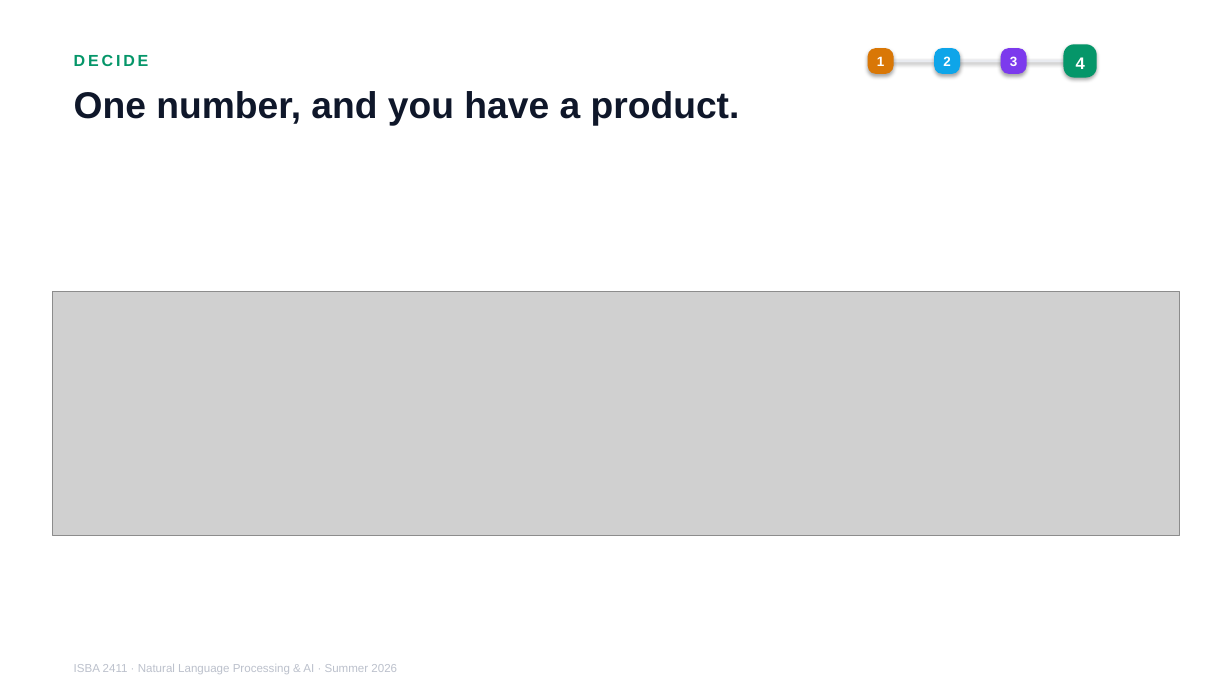
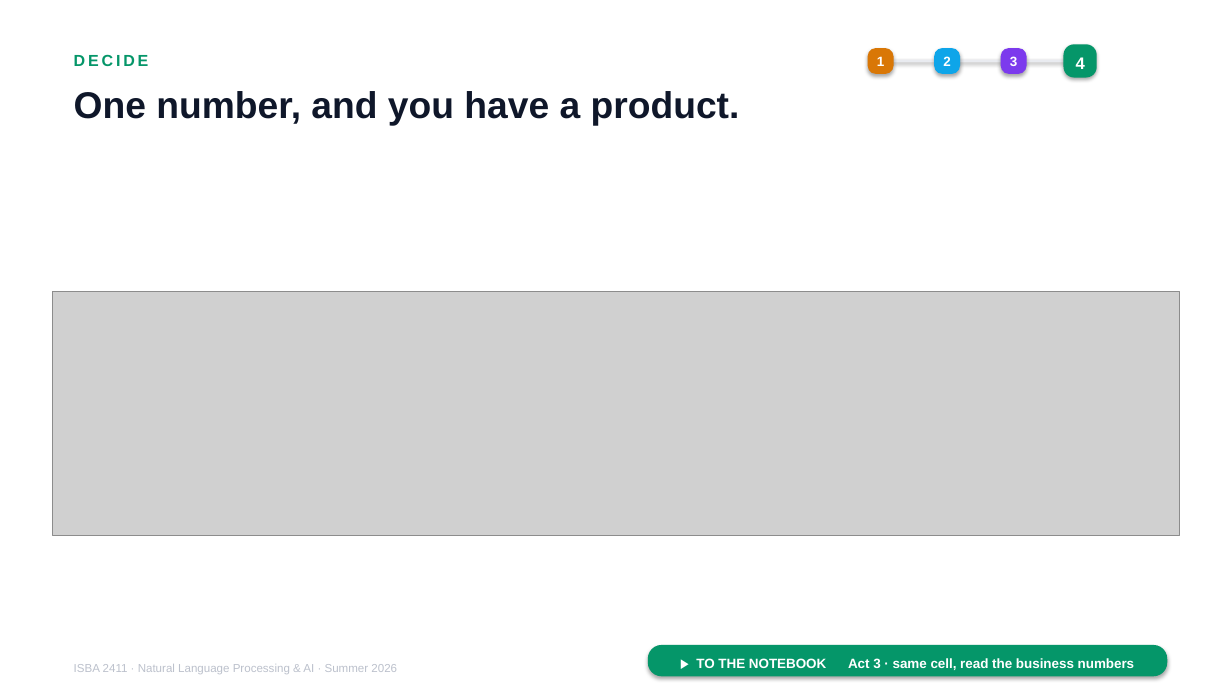
Before and after one commit to JulesMalin/isba2411-nlp, a slide deck: slide 19 of Week 7/L13_Support_Copilot.pptx. Drawn at 1232x693 pixels with LibreOffice and Linux fonts; fonts in the diff are those of the drawing; grey boxes stand for pictures. Boxes give left, top, right and bottom in pixels: in the first picture for what was removed or moved away, otherwise in the second. Text is boxed around its words. In the diff, an @@ line names an element or a change of style, - is before the commit and + after.

```diff
--- a/Week 7/L13_Support_Copilot.pptx
+++ b/Week 7/L13_Support_Copilot.pptx
@@ rounded rectangle added at [648,645,1167,677], fill #059669 @@
@@ text added at [696,658,1135,670], 10.5 pt, text #FFFFFF, bold @@
+▶ TO THE NOTEBOOK Act 3 · same cell, read the business numbers
```
Also in this commit, not shown: 18 other slides changed.
